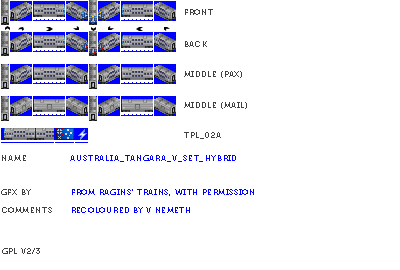
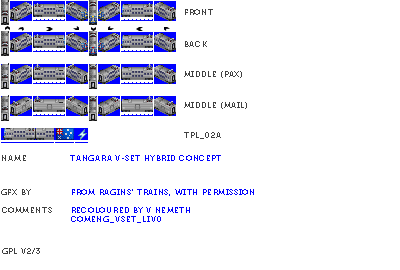
Layered file, before and after one edit (w=400, h=270). Changes by layer:
added layer "panto" (1st of 2) above "Layer 6" over (2, 0, 175, 113)
added layer "panto" (2nd of 2, in "purchase") in group "purchase" over (6, 128, 34, 131)
renamed "Australia_Tangara_V_Set_Hybrid" to "Tangara V-Set Hybrid Concept", painted on it over (70, 155, 236, 162)
renamed "recoloured by v nemeth" to "recoloured by v nemeth Comeng_VSet_Liv0", painted on it over (71, 216, 161, 223)
